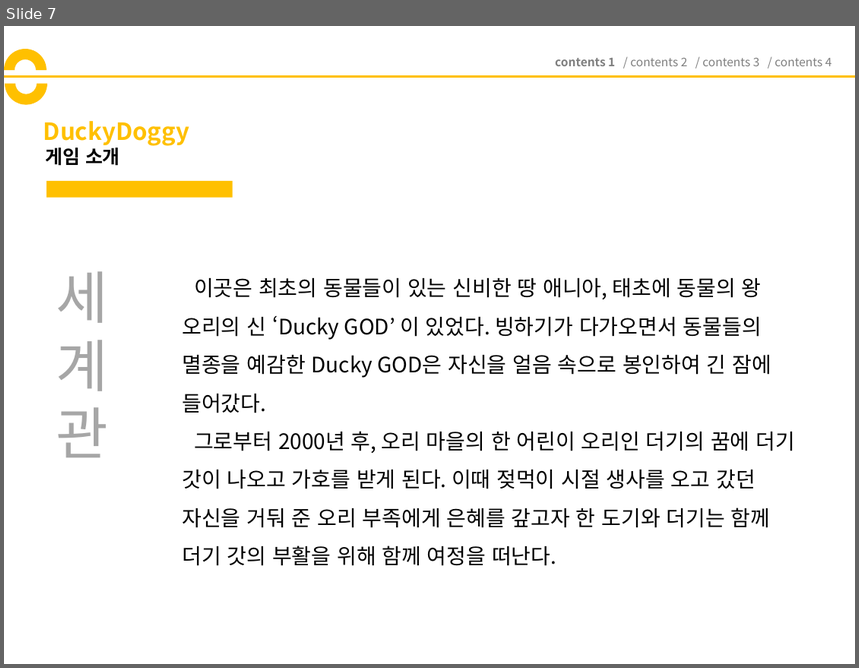
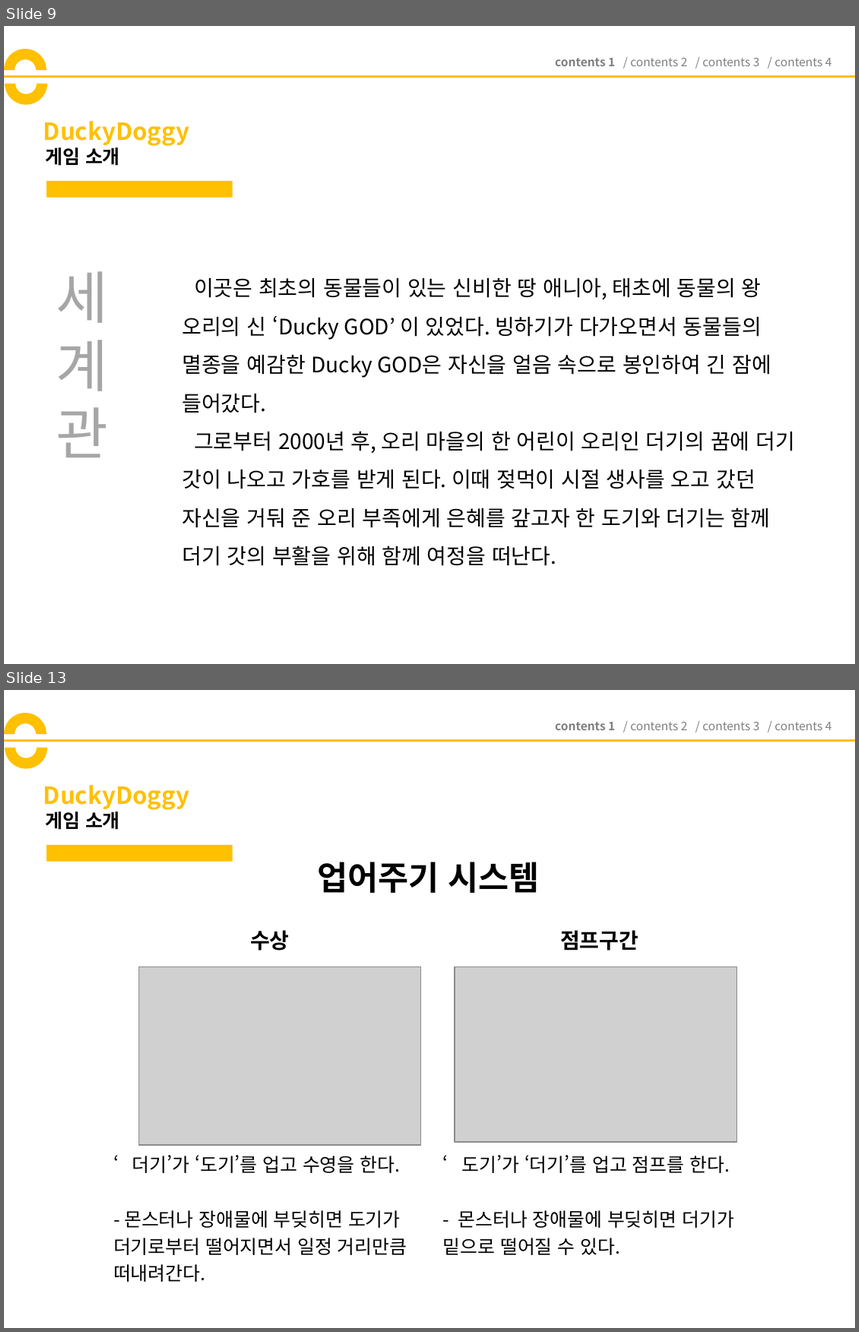
Before and after one commit to codnsj81/HuffAndPuff, a slide deck: 기획 문서/181206_DuckyDoggy_기획서_(ver1).pptx. Shown one above the other, each under a label of ours: slide 7 before the commit, slides 9 and 13 after it; the slides between them are not shown. The pictures are 859x668 and 859x1332 pixels, drawn with LibreOffice and Linux fonts; fonts in the diff are those of the drawing; grey boxes stand for pictures. Boxes give left, top, right and bottom in pixels: in the first picture for what was removed or moved away, otherwise in the second. Text is boxed around its words. In the diff, an @@ line names an element or a change of style, - is before the commit and + after.

```diff
--- a/기획 문서/181206_DuckyDoggy_기획서_(ver1).pptx
+++ b/기획 문서/181206_DuckyDoggy_기획서_(ver1).pptx
@@ slide 13 added at [4,690,855,1328], background #FFFFFF @@
@@ arch (boxed as its full ring) added at [4,713,47,755], fill #FFC000 @@
@@ arch (boxed as its full ring) added at [5,726,47,769], fill #FFC000 @@
@@ text added at [555,722,832,730], 10 pt, text #808080 @@
+contents 1 / contents 2 / contents 3 / contents 4
@@ line added from (4, 740) to (855, 740), #FFC000 2.25 pt @@
@@ title added at [44,785,189,810], 20 pt, text #FFC000, bold @@
+DuckyDoggy
@@ text added at [46,809,120,830], 16 pt, text #000000, bold @@
+게임 소개
@@ rectangle added at [47,845,233,861], fill #FFC000 @@
@@ text added at [317,862,540,893], 28 pt, text #000000, bold @@
+업어주기 시스템
@@ table added at [105,920,764,1304], 3 rows, 2 columns @@
+수상 | 점프구간
+ | 
+‘더기’가 ‘도기’를 업고 수영을 한다. / - 몬스터나 장애물에 부딪히면 도기가 더기로부터 떨어지면서 일정 거리만큼 떠내려간다. | ‘도기’가 ‘더기’를 업고 점프를 한다. / - 몬스터나 장애물에 부딪히면 더기가 밑으로 떨어질 수 있다.
@@ picture added at [139,967,421,1145] @@
@@ picture added at [454,967,737,1142] @@
@@ what was slide 7 is now slide 9 @@
```
Also in this commit, not shown: 4 slides changed, 8 other slides added, 1 slide removed.
